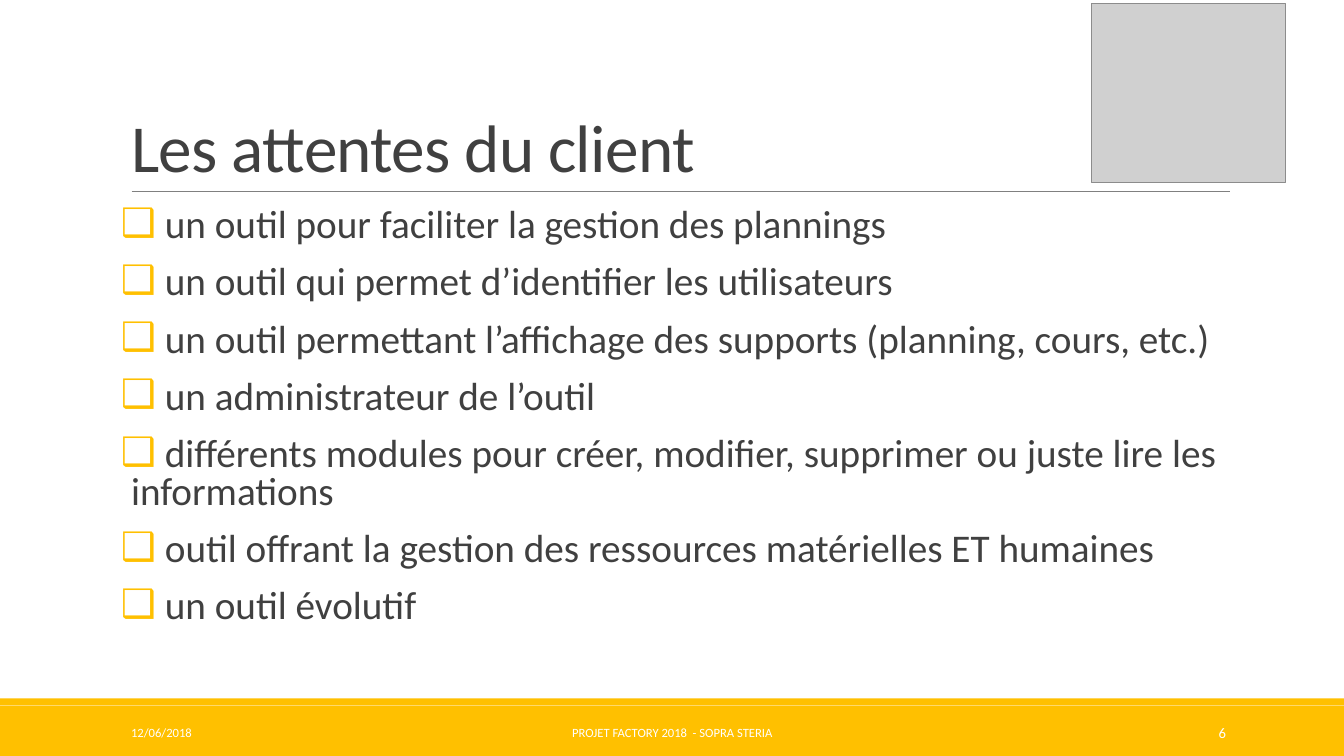
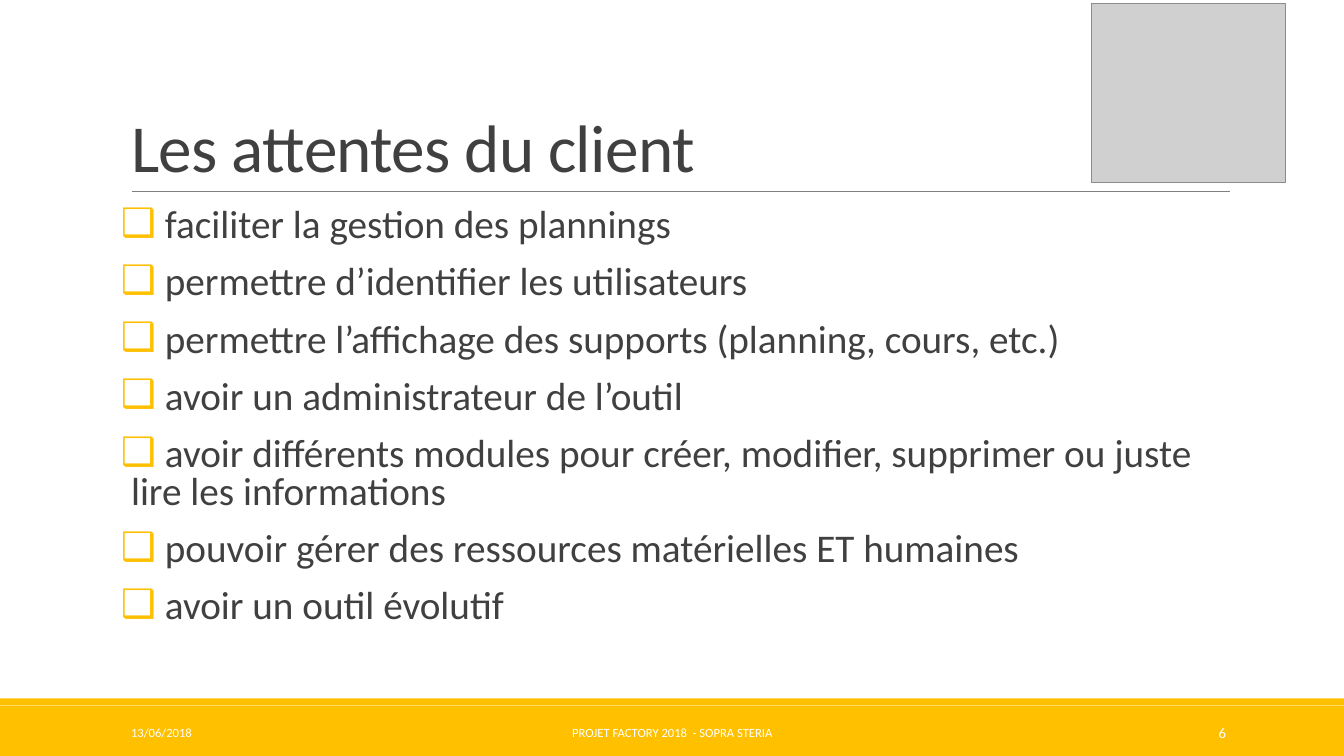
Before and after one commit to Pweting/ProjetFinalAAA, a slide deck: slide 6 of ProjetFinalAAA-Factory.pptx. Drawn at 1344x756 pixels with LibreOffice and Linux fonts; fonts in the diff are those of the drawing; grey boxes stand for pictures. Boxes give left, top, right and bottom in pixels: in the first picture for what was removed or moved away, otherwise in the second. Text is boxed around its words. In the diff, an @@ line names an element or a change of style, - is before the commit and + after.

```diff
--- a/ProjetFinalAAA-Factory.pptx
+++ b/ProjetFinalAAA-Factory.pptx
@@ text at [131, 210, 1191, 620]: text changed @@
-❑ un outil pour faciliter la gestion des plannings
-❑ un outil qui permet d’identifier les utilisateurs
-❑ un outil permettant l’affichage des supports (planning, cours, etc.)
-❑ un administrateur de l’outil
-❑ différents modules pour créer, modifier, supprimer ou juste lire les informations
-❑ outil offrant la gestion des ressources matérielles ET humaines
-❑ un outil évolutif
+❑ faciliter la gestion des plannings
+❑ permettre d’identifier les utilisateurs
+❑ permettre l’affichage des supports (planning, cours, etc.)
+❑ avoir un administrateur de l’outil
+❑ avoir différents modules pour créer, modifier, supprimer ou juste lire les informations
+❑ pouvoir gérer des ressources matérielles ET humaines
+❑ avoir un outil évolutif
@@ text at [131, 728, 192, 738]: text changed @@
-12/06/2018
+13/06/2018
```
Also in this commit, not shown: 30 other slides changed, 3 slides added, 2 slides removed, 3 other files.
